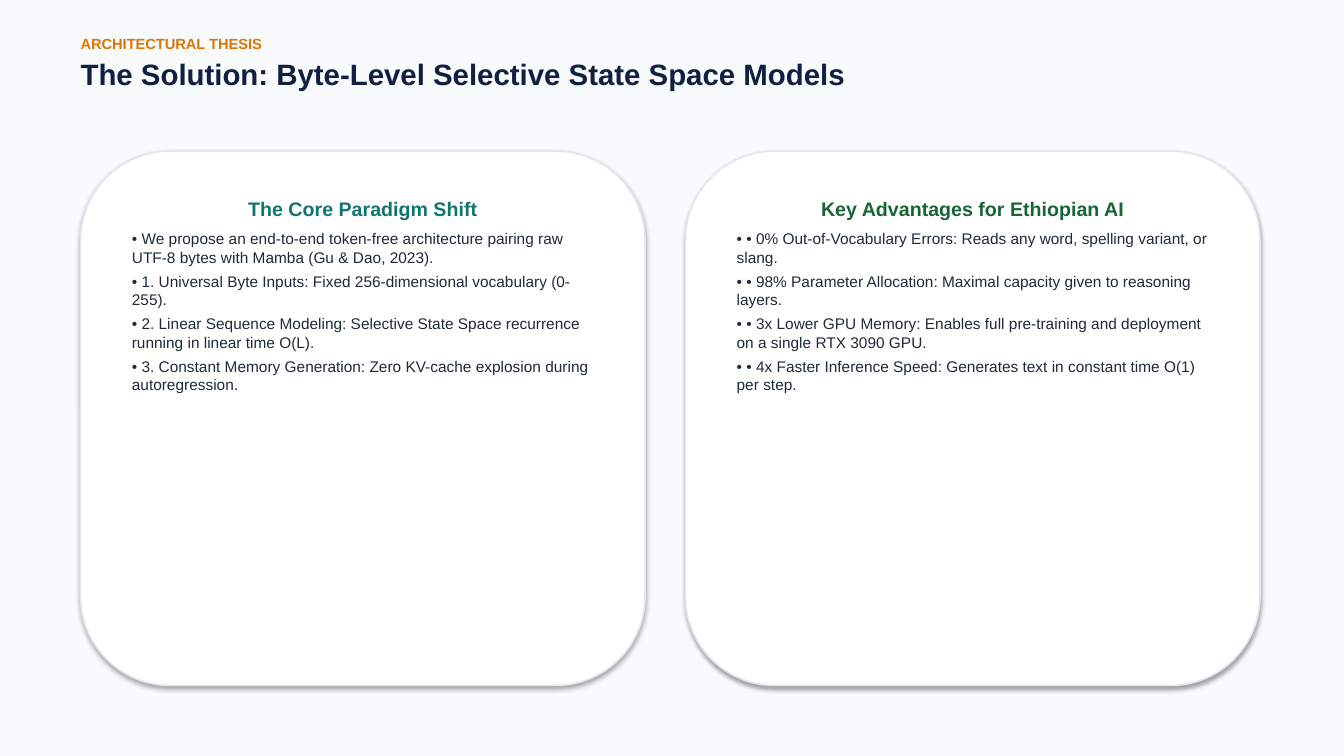
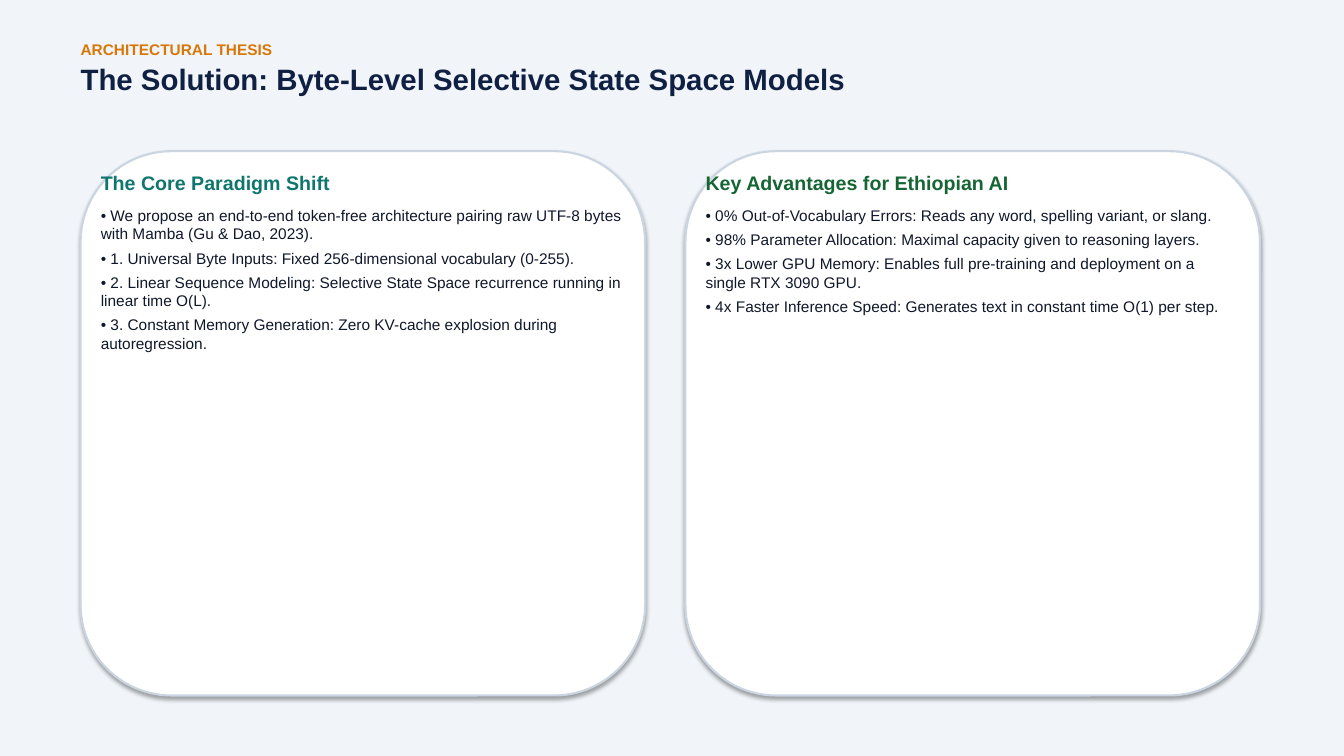
Before and after one commit to BekiChemeda/ML-Research, a slide deck: slide 11 of AMHARIC_MAMBA_PRESENTATION.pptx. Drawn at 1344x756 pixels with LibreOffice and Linux fonts; fonts in the diff are those of the drawing. Boxes give left, top, right and bottom in pixels: in the first picture for what was removed or moved away, otherwise in the second. Text is boxed around its words. In the diff, an @@ line names an element or a change of style, - is before the commit and + after.

Commit message:
Fix text rendering across all 31 slides in PPTX and PDF

```diff
--- a/AMHARIC_MAMBA_PRESENTATION.pptx
+++ b/AMHARIC_MAMBA_PRESENTATION.pptx
@@ background #F8FAFC to #F1F5F9 @@
@@ text at bbox=[81, 44, 273, 55]: size 10.5 to 11 pt in "ARCHITECTURAL THESIS" @@
@@ rounded rectangle: place and size @@
-rounded rectangle at bbox=[81, 151, 645, 686]
+rounded rectangle at bbox=[81, 151, 645, 696]
@@ rounded rectangle at bbox=[81, 151, 645, 696]: outline #E2E8F0 1.2 pt to #CBD5E1 1.5 pt @@
@@ text added at bbox=[101, 175, 621, 352], 11 pt, text #0F172A @@
+The Core Paradigm Shift
+• We propose an end-to-end token-free architecture pairing raw UTF-8 bytes with Mamba (Gu & Dao, 2023).
+• 1. Universal Byte Inputs: Fixed 256-dimensional vocabulary (0-255).
+• 2. Linear Sequence Modeling: Selective State Space recurrence running in linear time O(L).
+• 3. Constant Memory Generation: Zero KV-cache explosion during autoregression.
@@ rounded rectangle added at bbox=[686, 151, 1260, 696], fill #FFFFFF, outline #CBD5E1 1.5 pt @@
@@ text at bbox=[706, 175, 1009, 194]: alignment centre to left; more space between paragraphs @@
@@ text "Key Advantages for Ethiopian AI": place and size @@
-text "Key Advantages for Ethiopian AI" at bbox=[686, 151, 1260, 686]
+text "Key Advantages for Ethiopian AI" at bbox=[706, 175, 1218, 315]
@@ text "Key Advantages for Ethiopian AI" at bbox=[706, 175, 1218, 315]: fill #FFFFFF to none; outline #E2E8F0 1.2 pt to none; shadow off @@
@@ text in rounded rectangle at bbox=[132, 201, 588, 393]: text removed @@
-The Core Paradigm Shift
-• We propose an end-to-end token-free architecture pairing raw UTF-8 bytes with Mamba (Gu & Dao, 2023).
-• 1. Universal Byte Inputs: Fixed 256-dimensional vocabulary (0-255).
-• 2. Linear Sequence Modeling: Selective State Space recurrence running in linear time O(L).
-• 3. Constant Memory Generation: Zero KV-cache explosion during autoregression.
@@ text at bbox=[706, 210, 1218, 315]: text changed; text colour #1E293B to #0F172A @@
-• • 0% Out-of-Vocabulary Errors: Reads any word, spelling variant, or slang.
-• • 98% Parameter Allocation: Maximal capacity given to reasoning layers.
-• • 3x Lower GPU Memory: Enables full pre-training and deployment on a single RTX 3090 GPU.
-• • 4x Faster Inference Speed: Generates text in constant time O(1) per step.
+• 0% Out-of-Vocabulary Errors: Reads any word, spelling variant, or slang.
+• 98% Parameter Allocation: Maximal capacity given to reasoning layers.
+• 3x Lower GPU Memory: Enables full pre-training and deployment on a single RTX 3090 GPU.
+• 4x Faster Inference Speed: Generates text in constant time O(1) per step.
```
Also in this commit, not shown: 29 other slides changed, 1 other file.
